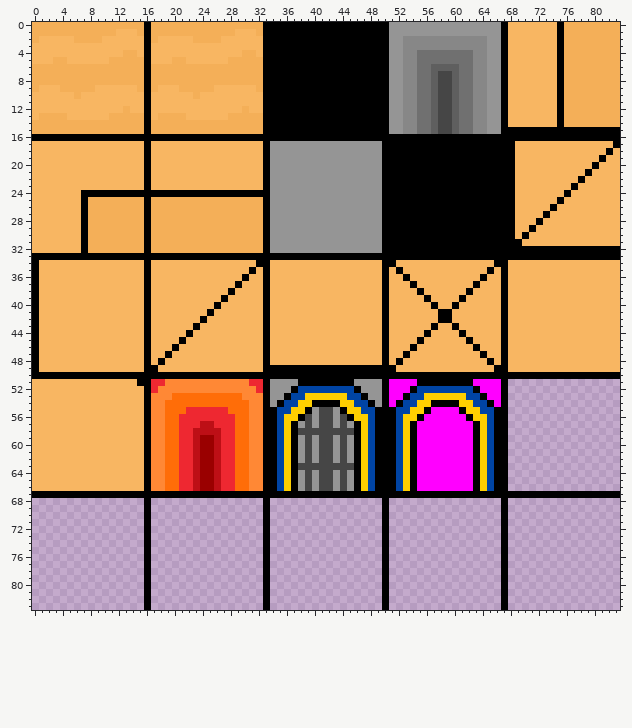
A sprite sheet gets an edit: Resources/DesertTileset.png. This is how it looked before the edit.
The file is 84x84 pixels.
And afterwards:
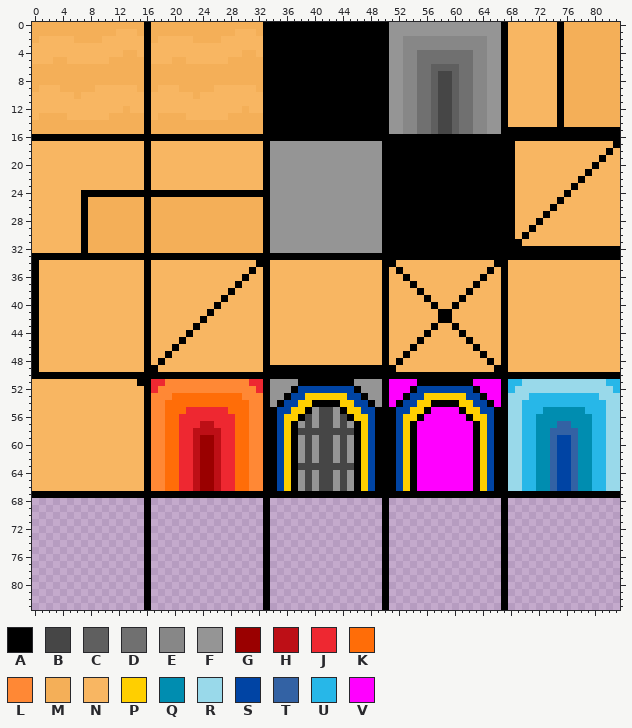
Palette (. is transparent): A #000000  B #464646  C #5f5f5f  D #707070  E #878787  F #959595  G #9a0000  H #bd0f16  J #ee2831  K #ff6d08  L #ff8835  M #f4af58  N #f8b662  P #ffcf00  Q #008db0  R #99d9ea  S #0044a4  T #3362a4  U #27b7e8  V #ff00ff
The edit:
{"y":51,"x":68,"old":"................","new":"UURRRRRRRRRRRRUU"}
{"y":52,"x":68,"old":"................","new":"URRRRRRRRRRRRRRU"}
{"y":53,"x":68,"old":"................","new":"RRRUUUUUUUUUURRR"}
{"y":54,"x":68,"old":"................","new":"RRUUUUUUUUUUUURR"}
{"y":55,"x":68,"old":"................","new":"RRUUUQQQQQQUUURR"}
{"y":56,"x":68,"old":"................","new":"RRUUQQQQQQQQUURR"}
{"y":57,"x":68,"old":"................","new":"RRUUQQQTTQQQUURR"}
{"y":58,"x":68,"old":"................","new":"RRUUQQTTTTQQUURR"}
{"y":59,"x":68,"old":"................","new":"RRUUQQTSSTQQUURR"}
{"y":60,"x":68,"old":"................","new":"RRUUQQTSSTQQUURR"}
{"y":61,"x":68,"old":"................","new":"RRUUQQTSSTQQUURR"}
{"y":62,"x":68,"old":"................","new":"RRUUQQTSSTQQUURR"}
{"y":63,"x":68,"old":"................","new":"RRUUQQTSSTQQUURR"}
{"y":64,"x":68,"old":"................","new":"RRUUQQTSSTQQUURR"}
{"y":65,"x":68,"old":"................","new":"RRUUQQTSSTQQUURR"}
{"y":66,"x":68,"old":"................","new":"RRUUQQTSSTQQUURR"}
